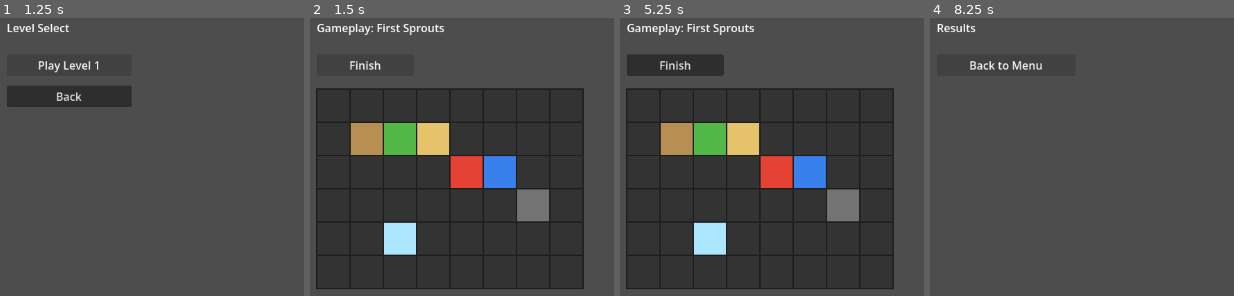
Above: before the commit, frames 1-4 (left to right).
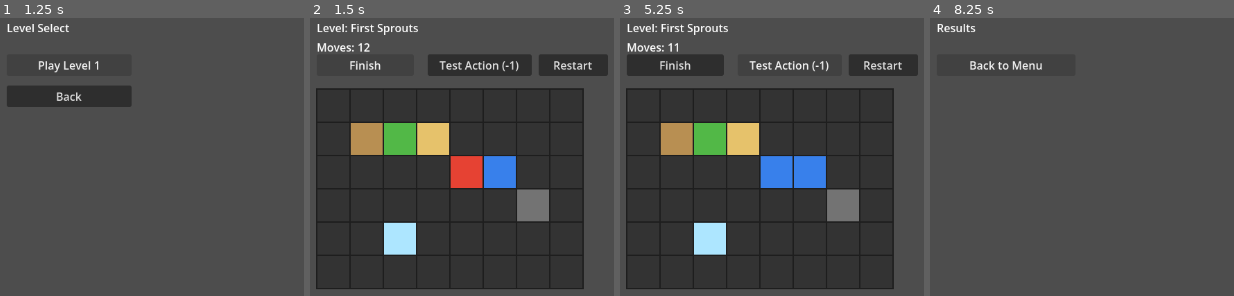
Above: after the commit, the same moments.

Repository: maab88/skygarden-spirits
Game: Godot game, scene res://scenes/menu/main_menu.tscn
The game is run twice, just before and just after one commit, with the same random seed, the same clock (stepped at 60 frames per second) and the same inputs. The project has no main scene, so this scene is started directly.
Inputs (mouse positions are in pixels of both pictures, inside the frame that each line leads up to):
- Up to frame 1 (1.25 s): click "Start" at 0.5 s
- Up to frame 2 (1.5 s): click "Play Level 1" at 1.25 s
- Up to frame 3 (5.25 s): click "Finish" at 2 s; click "Back to Menu" at 2.75 s; click "Start" at 3.5 s; click "Play Level 1" at 4.25 s; click (790, 65) at 5 s, where only the run after the commit has a clickable "Test Action (-1)"
- Up to frame 4 (8.25 s): click (1194, 65) at 5.75 s, where only the run after the commit has a clickable "Restart"; click (1194, 65) at 6.5 s, where only the run after the commit has a clickable "Restart"; click (1194, 65) at 7.25 s, where only the run after the commit has a clickable "Restart"; click "Finish" at 8 s

Frame 1 is identical in both runs. In frame 2, 5.0% of the frame differs, in the area x 2-99%, y 2-21%; in frame 3, 4.2%; in frame 4, nothing differs.

Commit message:
Add gameplay HUD and move tracking foundation

Diff:
--- a/scenes/gameplay/gameplay.tscn
+++ b/scenes/gameplay/gameplay.tscn
@@ -1,23 +1,44 @@
-[gd_scene load_steps=3 format=3]
+[gd_scene format=3 uid="uid://dakrunjljndm8"]
 
-[ext_resource type="Script" path="res://scripts/gameplay/gameplay.gd" id="1"]
-[ext_resource type="Script" path="res://scripts/gameplay/board_renderer.gd" id="2"]
+[ext_resource type="Script" uid="uid://irnrdqd3oh7p" path="res://scripts/gameplay/gameplay.gd" id="1"]
+[ext_resource type="Script" uid="uid://tgqfm4set0od" path="res://scripts/gameplay/board_renderer.gd" id="2"]
 
-[node name="Gameplay" type="Node2D"]
+[node name="Gameplay" type="Node2D" unique_id=1557689443]
 script = ExtResource("1")
 
-[node name="BoardRenderer" type="Node2D" parent="."]
+[node name="BoardRenderer" type="Node2D" parent="." unique_id=343945528]
 position = Vector2(40, 140)
 script = ExtResource("2")
 
-[node name="GameplayLabel" type="Label" parent="."]
+[node name="LevelNameLabel" type="Label" parent="." unique_id=1561451605]
 offset_left = 40.0
 offset_top = 40.0
-offset_right = 260.0
+offset_right = 320.0
 offset_bottom = 63.0
-text = "Gameplay Placeholder"
+text = "Level: (not loaded)"
 
-[node name="FinishButton" type="Button" parent="."]
+[node name="MovesLabel" type="Label" parent="." unique_id=109234001]
+offset_left = 40.0
+offset_top = 68.0
+offset_right = 180.0
+offset_bottom = 91.0
+text = "Moves: 0"
+
+[node name="TestActionButton" type="Button" parent="." unique_id=109234002]
+offset_left = 200.0
+offset_top = 90.0
+offset_right = 350.0
+offset_bottom = 121.0
+text = "Test Action (-1)"
+
+[node name="RestartButton" type="Button" parent="." unique_id=109234003]
+offset_left = 360.0
+offset_top = 90.0
+offset_right = 460.0
+offset_bottom = 121.0
+text = "Restart"
+
+[node name="FinishButton" type="Button" parent="." unique_id=112441111]
 offset_left = 40.0
 offset_top = 90.0
 offset_right = 180.0
--- a/scripts/gameplay/gameplay.gd
+++ b/scripts/gameplay/gameplay.gd
@@ -1,20 +1,36 @@
 extends Node2D
 
 @onready var finish_button: Button = $FinishButton
-@onready var gameplay_label: Label = $GameplayLabel
+@onready var restart_button: Button = $RestartButton
+@onready var test_action_button: Button = $TestActionButton
+@onready var level_name_label: Label = $LevelNameLabel
+@onready var moves_label: Label = $MovesLabel
 @onready var board_renderer: BoardRenderer = $BoardRenderer
 
 const DEFAULT_LEVEL_PATH := "res://data/levels/level_001.json"
 
 var board_state: BoardState
+var current_level_data: LevelData
+var moves_remaining: int = 0
 
 func _ready() -> void:
 	finish_button.pressed.connect(_on_finish_button_pressed)
+	restart_button.pressed.connect(_on_restart_button_pressed)
+	test_action_button.pressed.connect(_on_test_action_button_pressed)
 	_load_level_and_build_board()
-	board_renderer.set_board(board_state)
 
 func _on_finish_button_pressed() -> void:
 	get_tree().change_scene_to_file("res://scenes/ui/results.tscn")
+
+func _on_restart_button_pressed() -> void:
+	_load_level_and_build_board()
+
+func _on_test_action_button_pressed() -> void:
+	if not _perform_test_action():
+		push_warning("Test action was unavailable, move not consumed.")
+		return
+	consume_move()
+	board_renderer.refresh()
 
 func _load_level_and_build_board() -> void:
 	var level_path := LevelSelection.selected_level_path
@@ -27,12 +43,18 @@
 		level_data = LevelLoader.load_level(DEFAULT_LEVEL_PATH)
 
 	if level_data == null:
-		gameplay_label.text = "Gameplay Placeholder (Level Load Failed)"
+		current_level_data = null
+		level_name_label.text = "Level: Load Failed"
+		moves_label.text = "Moves: 0"
 		board_state = BoardState.new(8, 6, TileState.EMPTY)
+		board_renderer.set_board(board_state)
 		return
 
-	gameplay_label.text = "Gameplay: %s" % level_data.name
-	board_state = _build_board_state(level_data)
+	current_level_data = level_data
+	moves_remaining = current_level_data.move_limit
+	board_state = _build_board_state(current_level_data)
+	board_renderer.set_board(board_state)
+	update_hud()
 
 func _build_board_state(level_data: LevelData) -> BoardState:
 	var board := BoardState.new(level_data.width, level_data.height, TileState.EMPTY)
@@ -40,3 +62,29 @@
 		for x in range(level_data.width):
 			board.set_cell(Vector2i(x, y), int(level_data.tiles[y][x]))
 	return board
+
+func _perform_test_action() -> bool:
+	if moves_remaining <= 0:
+		return false
+
+	# Temporary action: convert the first Fire tile to Water.
+	for y in range(board_state.height):
+		for x in range(board_state.width):
+			var pos := Vector2i(x, y)
+			if board_state.get_cell(pos) == TileState.FIRE:
+				board_state.set_cell(pos, TileState.WATER)
+				return true
+
+	return false
+
+func consume_move() -> void:
+	moves_remaining = max(0, moves_remaining - 1)
+	update_hud()
+
+func update_hud() -> void:
+	if current_level_data == null:
+		level_name_label.text = "Level: Unknown"
+	else:
+		level_name_label.text = "Level: %s" % current_level_data.name
+
+	moves_label.text = "Moves: %d" % moves_remaining
